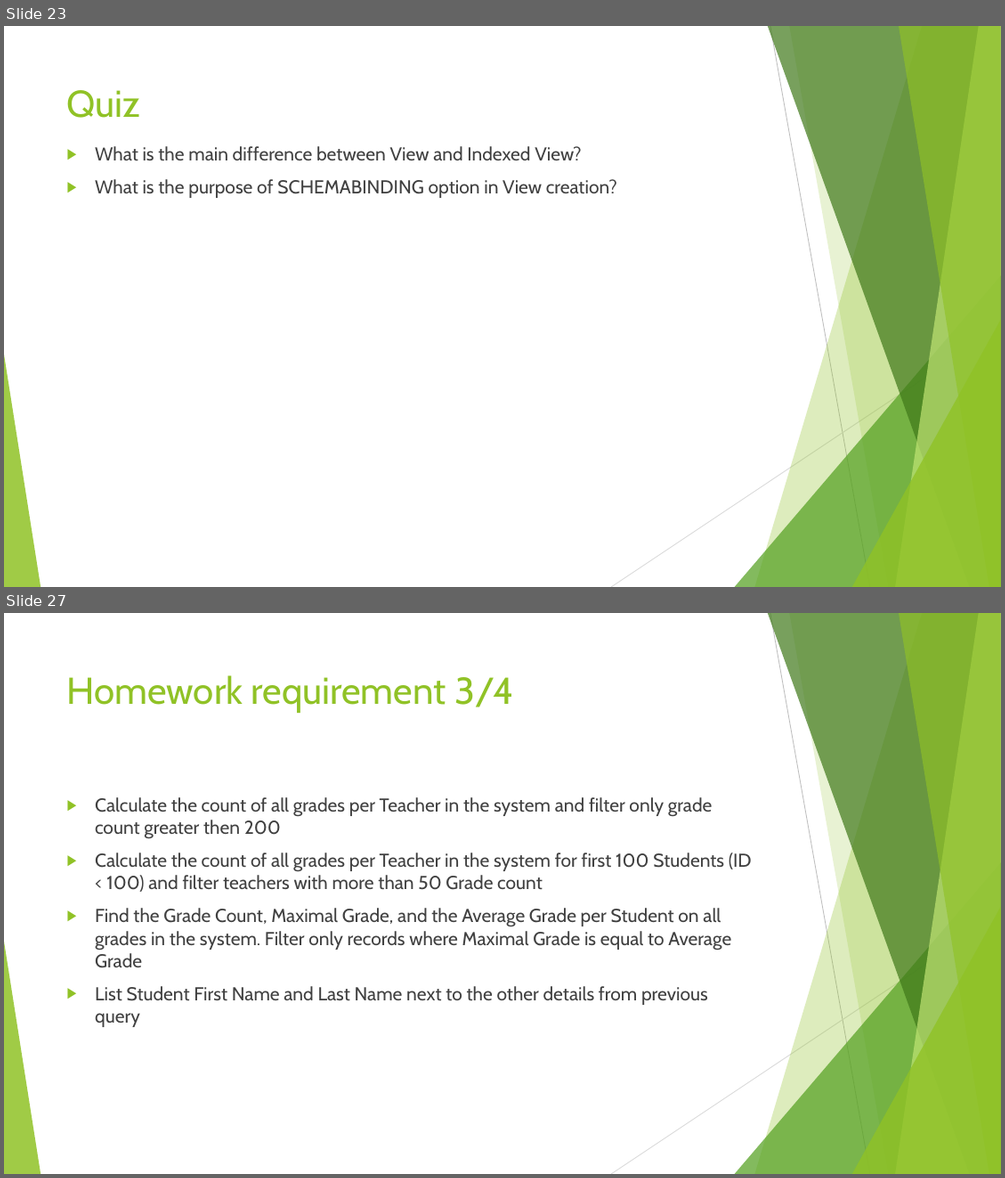
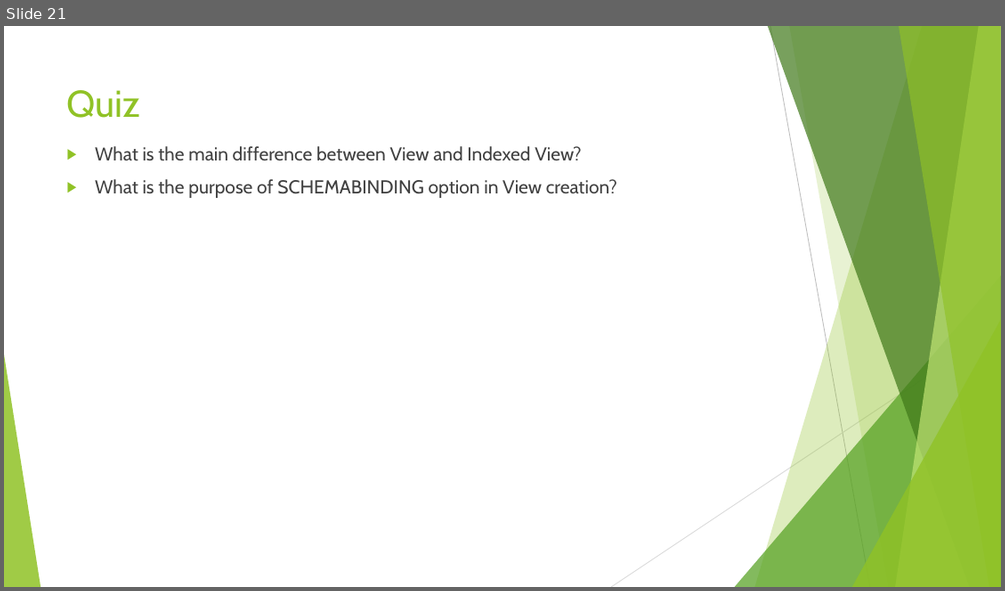
Before and after one commit to sedc-codecademy/sedc7-07-databasedevdesign, a slide deck: g1/Class 3/Presentation/Database Development and Design - Session 3.pptx. Shown one above the other, each under a label of ours: slides 23 and 27 before the commit, slide 21 after it; the slides between them are not shown. The pictures are 1005x1178 and 1005x591 pixels, drawn with LibreOffice and Linux fonts; fonts in the diff are those of the drawing. Boxes give left, top, right and bottom in pixels: in the first picture for what was removed or moved away, otherwise in the second. Text is boxed around its words. In the diff, an @@ line names an element or a change of style, - is before the commit and + after.

```diff
--- a/g1/Class 3/Presentation/Database Development and Design - Session 3.pptx
+++ b/g1/Class 3/Presentation/Database Development and Design - Session 3.pptx
@@ slide 27 removed at (x1=4, y1=613, x2=1001, y2=1174), background #FFFFFF; not listed: 10 template elements that a slide beside it also shows @@
@@ title removed at (x1=67, y1=675, x2=514, y2=713) @@
-Homework requirement 3/4
@@ text removed at (x1=95, y1=797, x2=752, y2=1027) @@
-▶ Calculate the count of all grades per Teacher in the system and filter only grade count greater then 200
-▶ Calculate the count of all grades per Teacher in the system for first 100 Students (ID < 100) and filter teachers with more than 50 Grade count
-▶ Find the Grade Count, Maximal Grade, and the Average Grade per Student on all grades in the system. Filter only records where Maximal Grade is equal to Average Grade
-▶ List Student First Name and Last Name next to the other details from previous query
@@ what was slide 23 is now slide 21 @@
```
Also in this commit, not shown: 6 other slides removed, 5 other files.
